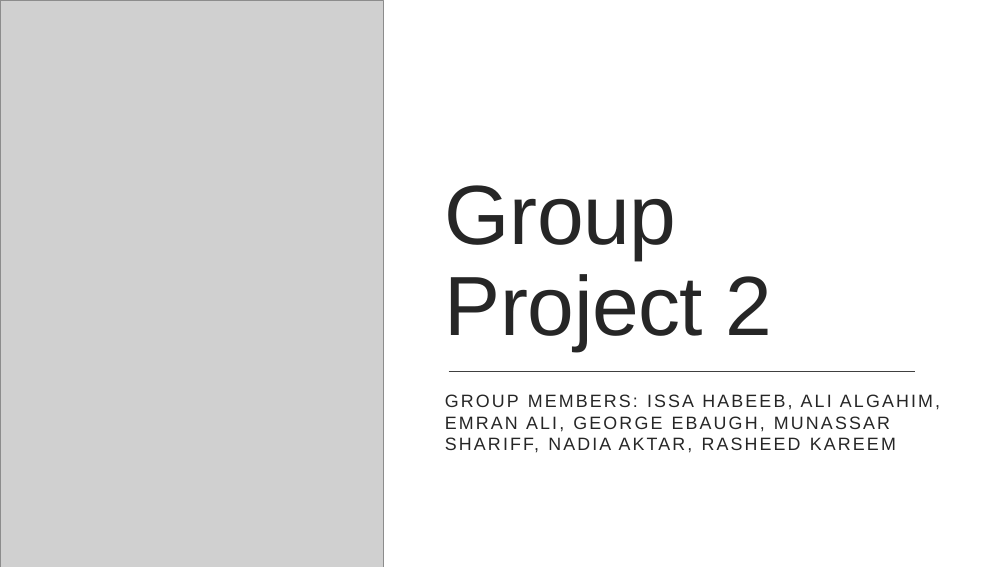
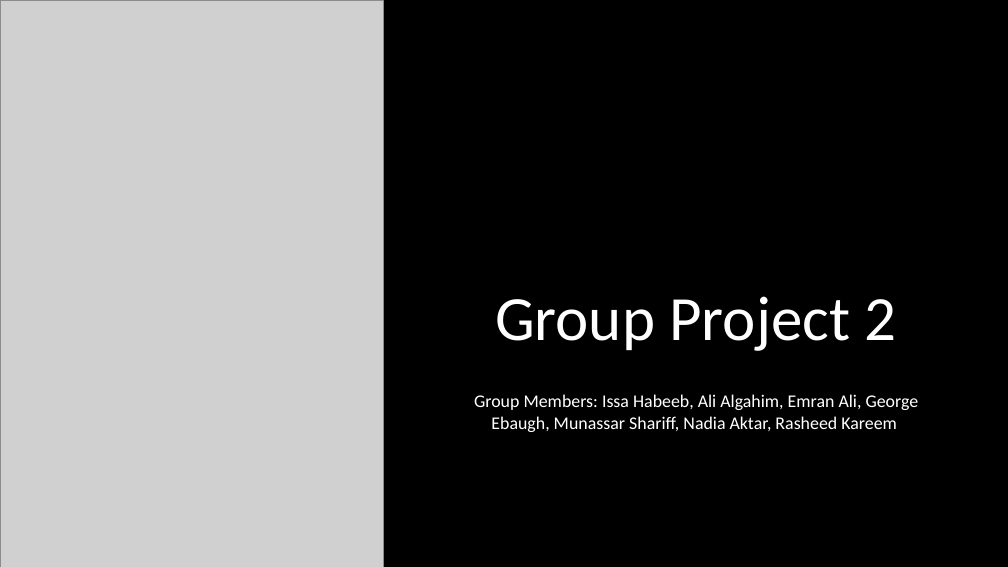
Before and after one commit to GroupCSC4110/Projects, a slide deck: slide 1 of GroupProject2/presentation 2.pptx. Drawn at 1008x567 pixels with LibreOffice and Linux fonts; fonts in the diff are those of the drawing; grey boxes stand for pictures. Boxes give left, top, right and bottom in pixels: in the first picture for what was removed or moved away, otherwise in the second. Text is boxed around its words. In the diff, an @@ line names an element or a change of style, - is before the commit and + after.

```diff
--- a/GroupProject2/presentation 2.pptx
+++ b/GroupProject2/presentation 2.pptx
@@ background #FFFFFF to #000000 @@
@@ rectangle removed at [0, 0, 1008, 567] @@
@@ title "Group Project 2" at [495, 296, 896, 351]: size 80 to 60 pt, font Arial to Calibri, text colour #262626 to #FFFFFF, letter spacing -0.5 to 0 pt; alignment left to centre @@
@@ line removed from (449, 372) to (915, 372) @@
@@ subtitle at [474, 394, 919, 432]: text changed; font Arial to Calibri; text colour #262626 to #FFFFFF @@
-GROUP MEMBERS: ISSA HABEEB, ALI ALGAHIM, EMRAN ALI, GEORGE EBAUGH, MUNASSAR SHARIFF, NADIA AKTAR, RASHEED KAREEM
+Group Members: Issa Habeeb, Ali Algahim, Emran Ali, George Ebaugh, Munassar Shariff, Nadia Aktar, Rasheed Kareem
@@ rectangle removed at [0, 529, 1008, 567] @@
```
Also in this commit, not shown: 7 slides added, 1 slide removed, 2 other files.
